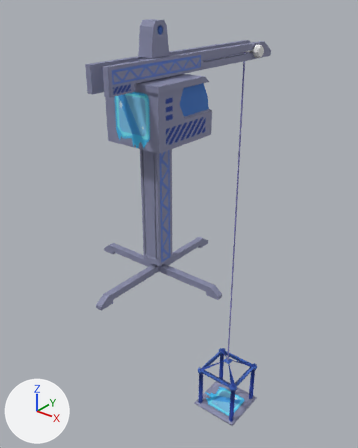
The FBX model resources/models/uncompiled/CraneElevatorFreeze.fbx: old version first, new version second.
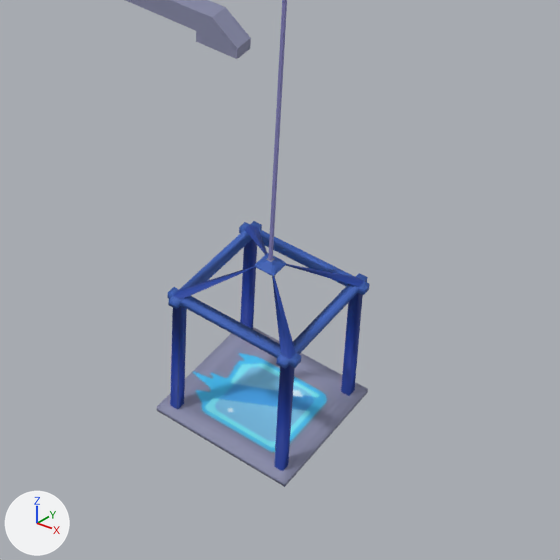
The first picture shows the older version from a camera (50 mm lens) standing at (13.1, -14.8, 12.0) and looking at (-1.0, 2.8, 1.1). The close-ups show both versions on the part from 41% to 88% of the width and 63% to 100% of the height of that picture; other places that the commit changed are outside them. Every picture has the same lights, and +X, +Y and +Z are marked at lower left. Where no turn or scale is listed for an object, it has been applied to the vertices.

The first close-up shows 'CraneElevatorBody_Mesh', 'CraneElevatorLift_Mesh', 'CraneElevatorWire_Mesh'.
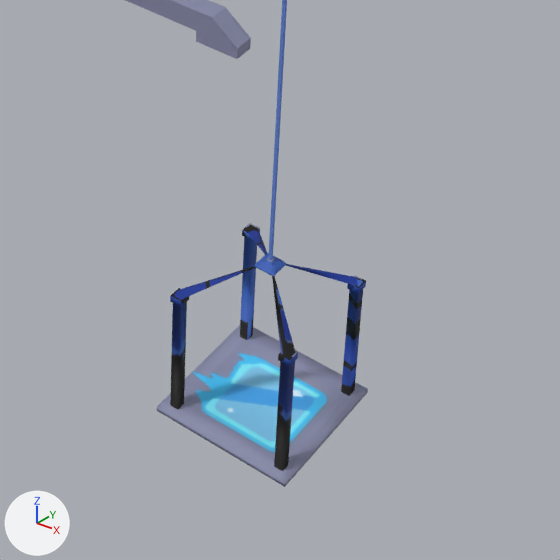
The newer file is also turned or shifted as a whole; pictures and numbers use the older file's frame.

Boxes (x1, y1, x2, y2) around the edits, measured in the close-ups (560 x 560 px; the box of a moved part takes in the faces that stretch with it):
'CraneElevatorLift_Mesh', reshaped: before (157, 221, 369, 487); after (157, 223, 368, 487)
part 1 of me_cube_138, moved or reshaped: before (168, 221, 369, 369); after (170, 223, 366, 367)
part 2 of me_cube_138, surface changed: (170, 225, 364, 471) in both

The change, as a diff of the scene's bpy script:
```diff
--- a/resources/models/uncompiled/CraneElevatorFreeze.fbx.py
+++ b/resources/models/uncompiled/CraneElevatorFreeze.fbx.py
@@ me_cube_138 @@
 # used by ob_craneelevatorlift_mesh; location = (0.0, 0.0, 0.0)
-me_cube_138.from_pydata(...)  # 296 vertices, 307 faces; spans x -1.51..1.49, y 5.05..8.05, z -13.22..-9.61
+me_cube_138.from_pydata(...)  # 296 vertices, 298 faces; spans x -1.51..1.49, y 5.05..8.05, z -13.22..-9.61
+# me_cube_138 part 1
+# 32 vertices are removed from x -1.44..1.43, y 5.11..7.99, z -10.46..-10.32
+# 56 faces are deleted
+# 8 vertices are added at x -1.35..1.09, y 5.22..7.62, z -10.46..-10.32
+# 8 new vertices lie (-0.03, 0.04, 0.0) away from vertices in x -1.32..1.12, y 5.45..7.85, z -10.46..-10.32
+# 8 new vertices lie (0.24, 0.0, 0.0) away from vertices in x 1.09, y 5.22..7.89, z -10.46..-10.32
+# 8 new vertices lie (0.25, 0.0, 0.0) away from vertices in x -1.35, y 5.22..7.89, z -10.46..-10.32
+# 48 new faces join them
+# me_cube_138 part 2: 32 kept faces spanning x -1.32..1.31, y 5.25..7.85, z -13.12..-9.77 get new texture (UV) coordinates
 me_cube_138.materials.append(mat_craneelevatorfreezemat)
```
